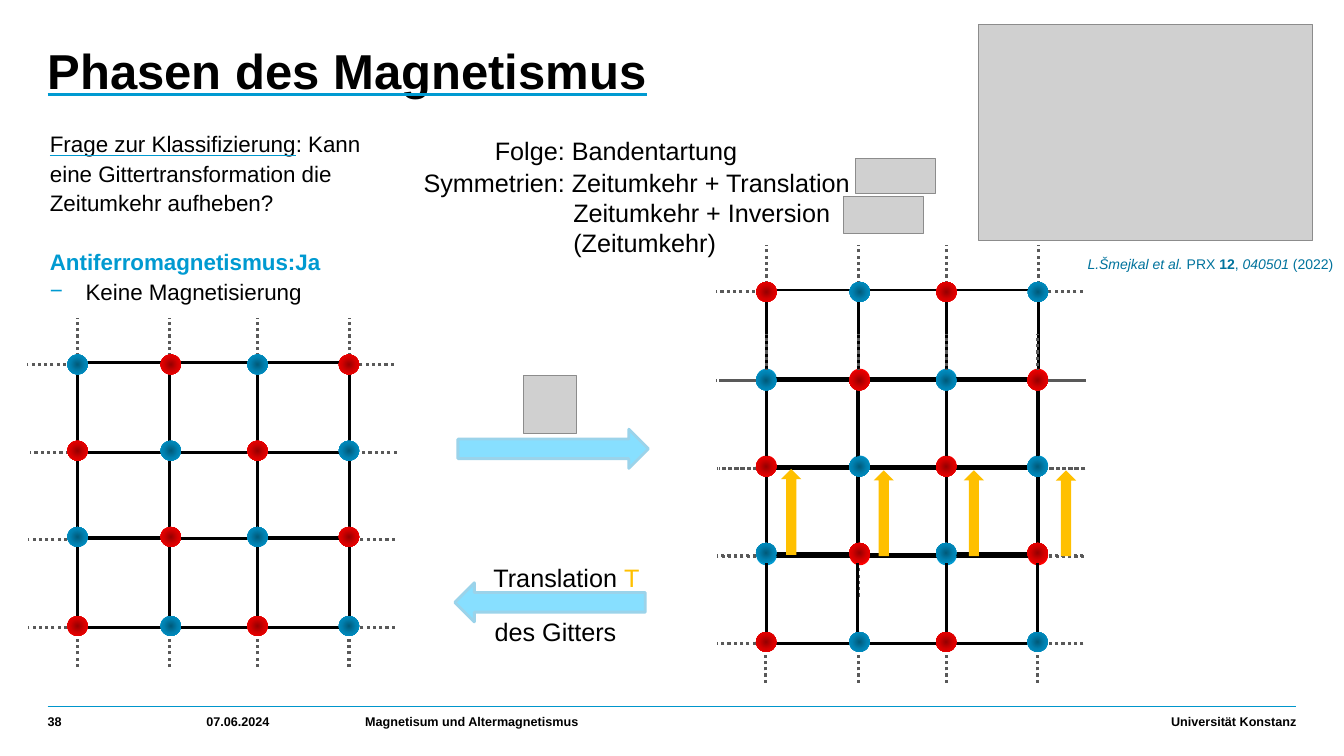
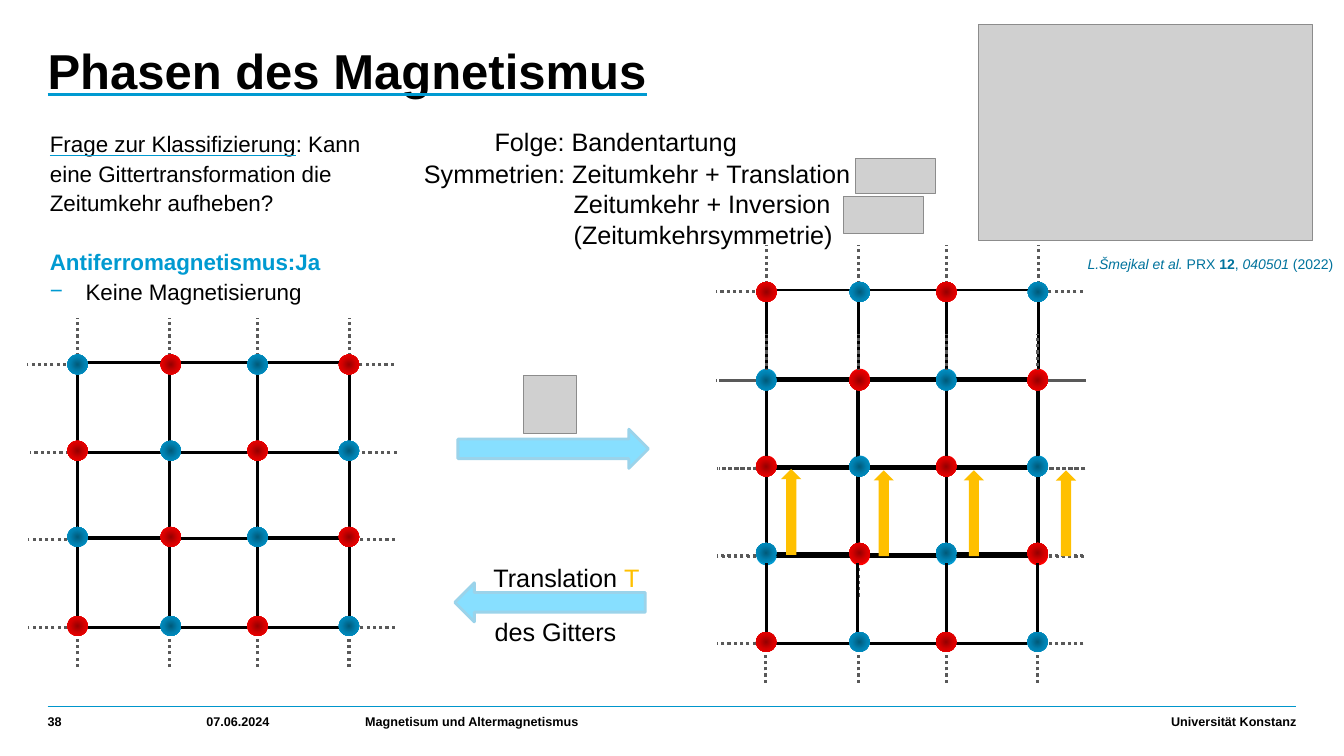
Before and after one commit to HolykingJulex/EstimateSeminar, a slide deck: slide 38 of Vortrag.pptx. Drawn at 1344x756 pixels with LibreOffice and Linux fonts; fonts in the diff are those of the drawing; grey boxes stand for pictures. Boxes give left, top, right and bottom in pixels: in the first picture for what was removed or moved away, otherwise in the second. Text is boxed around its words. In the diff, an @@ line names an element or a change of style, - is before the commit and + after.

```diff
--- a/Vortrag.pptx
+++ b/Vortrag.pptx
@@ text "Folge: Bandentartung": place and size @@
-text "Folge: Bandentartung" at <box>495,141,737,166</box>
+text "Folge: Bandentartung" at <box>495,132,737,157</box>
@@ text "Symmetrien: Zeitumkehr + Translation": place and size @@
-text "Symmetrien: Zeitumkehr + Translation" at <box>424,173,850,258</box>
+text "Symmetrien: Zeitumkehr + Translation" at <box>424,164,850,249</box>
@@ text at <box>574,225,833,249</box>: text changed @@
-    (Zeitumkehr)
+    (Zeitumkehrsymmetrie)
```
Also in this commit, not shown: 21 other slides changed, 1 other file.
